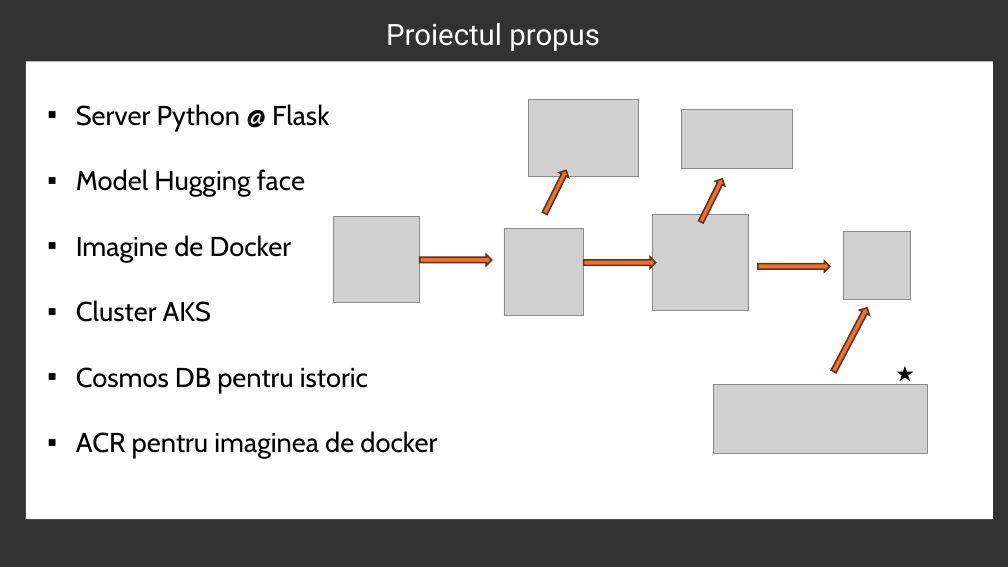
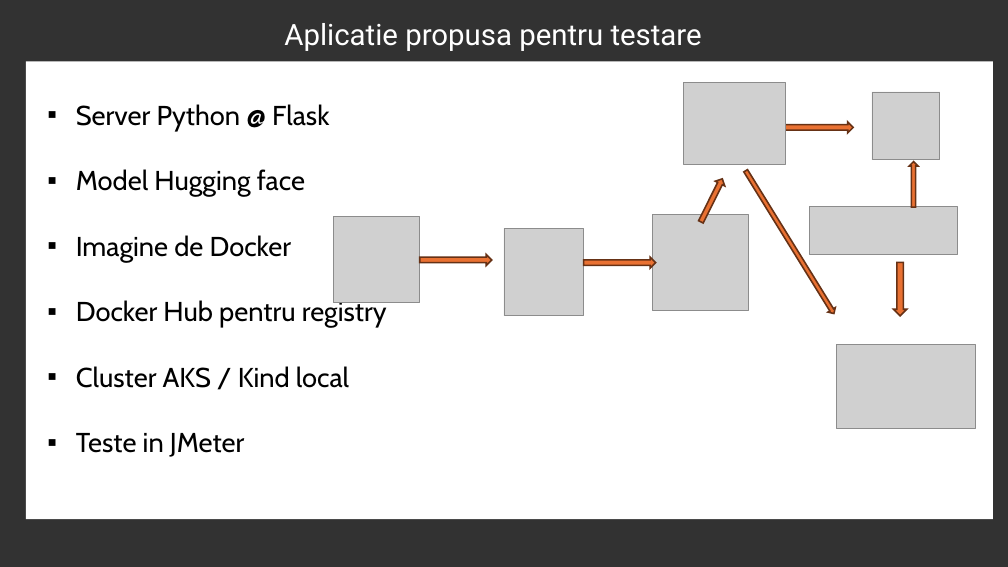
Before and after one commit to ghercadarius/LoadTesting-TSS, a slide deck: slide 2 of Testing Application Gherca Darius.pptx. Drawn at 1008x567 pixels with LibreOffice and Linux fonts; fonts in the diff are those of the drawing; grey boxes stand for pictures; background and template pictures are left out. Boxes give left, top, right and bottom in pixels: in the first picture for what was removed or moved away, otherwise in the second. Text is boxed around its words. In the diff, an @@ line names an element or a change of style, - is before the commit and + after.

Commit message:
added powerpoint presentation

```diff
--- a/Testing Application Gherca Darius.pptx
+++ b/Testing Application Gherca Darius.pptx
@@ text at box(284, 23, 702, 51): text changed @@
-Proiectul propus
+Aplicatie propusa pentru testare
@@ picture: place and size @@
-picture at box(682, 110, 792, 168)
+picture at box(684, 82, 786, 164)
@@ picture removed at box(529, 99, 639, 176) @@
@@ picture: place and size @@
-picture at box(843, 231, 911, 299)
+picture at box(872, 92, 940, 160)
@@ right arrow: place and size @@
-right arrow at box(758, 261, 830, 272)
+right arrow at box(781, 122, 853, 133)
@@ right arrow removed at box(540, 168, 571, 216) @@
@@ right arrow added at box(743, 169, 838, 316), fill #E97132, outline #663216 1.5 pt @@
@@ right arrow at box(909, 162, 918, 207): rotation 297 to 270 degrees @@
@@ picture: place and size @@
-picture at box(714, 384, 929, 453)
+picture at box(809, 207, 957, 255)
@@ right arrow added at box(894, 262, 907, 316), fill #E97132, outline #663216 1.5 pt @@
@@ text in rectangle at box(76, 298, 387, 457): text changed @@
-▪ Cluster AKS
-▪ Cosmos DB pentru istoric
-▪ ACR pentru imaginea de docker
+▪ Docker Hub pentru registry
+▪ Cluster AKS / Kind local
+▪ Teste in JMeter
@@ picture added at box(836, 345, 975, 429) @@
@@ star removed at box(899, 368, 911, 379) @@
```
Also in this commit, not shown: 1 other slide changed, 8 slides added, 4 slides removed.
